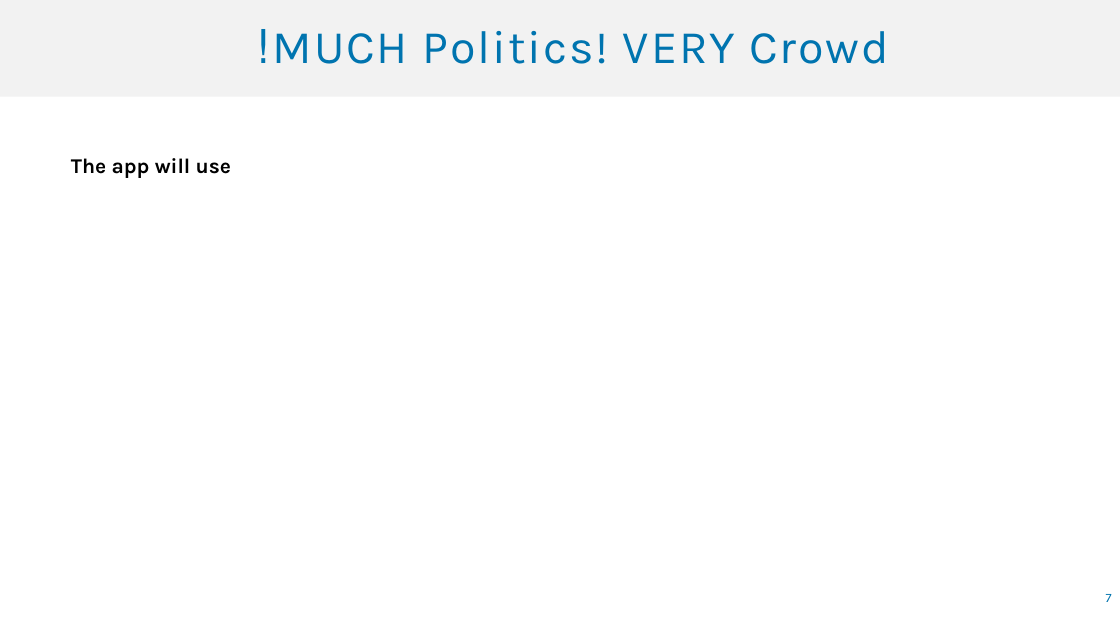
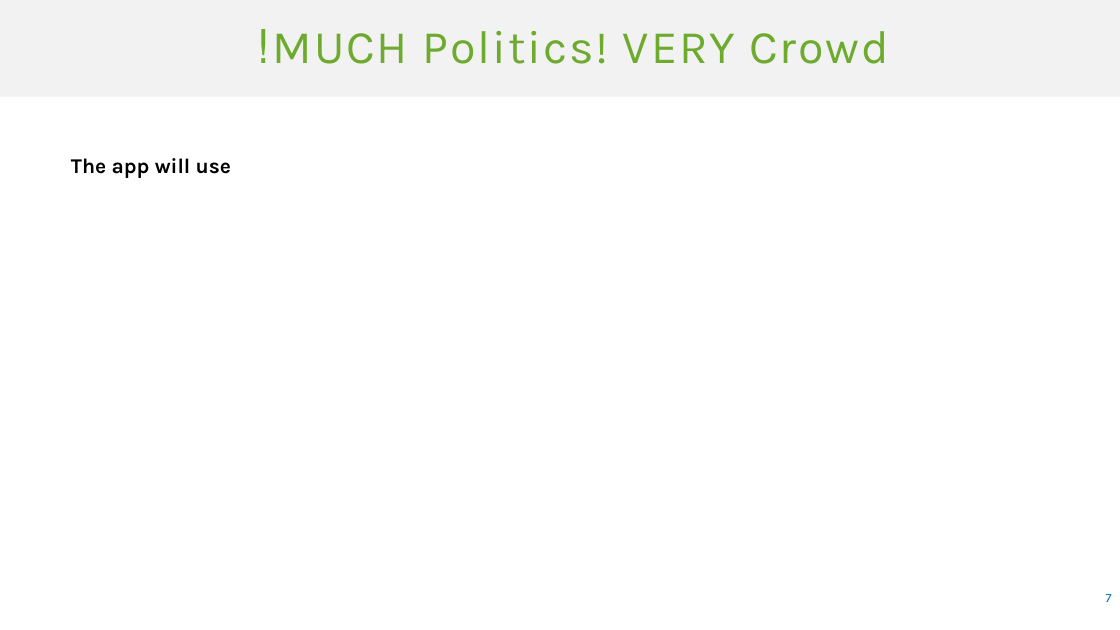
Before and after one commit to idantavor/PoliticalCrowd, a slide deck: slide 7 of CrowdPresentation.pptx. Drawn at 1120x630 pixels with LibreOffice and Linux fonts; fonts in the diff are those of the drawing. Boxes give left, top, right and bottom in pixels: in the first picture for what was removed or moved away, otherwise in the second. Text is boxed around its words. In the diff, an @@ line names an element or a change of style, - is before the commit and + after.

```diff
--- a/CrowdPresentation.pptx
+++ b/CrowdPresentation.pptx
@@ title "MUCH Politics! VERY Crowd!" at (0,0,1120,97): text colour #0074AF to #6EAA2E @@
```
Also in this commit, not shown: 5 other slides changed, 1 slide added.
